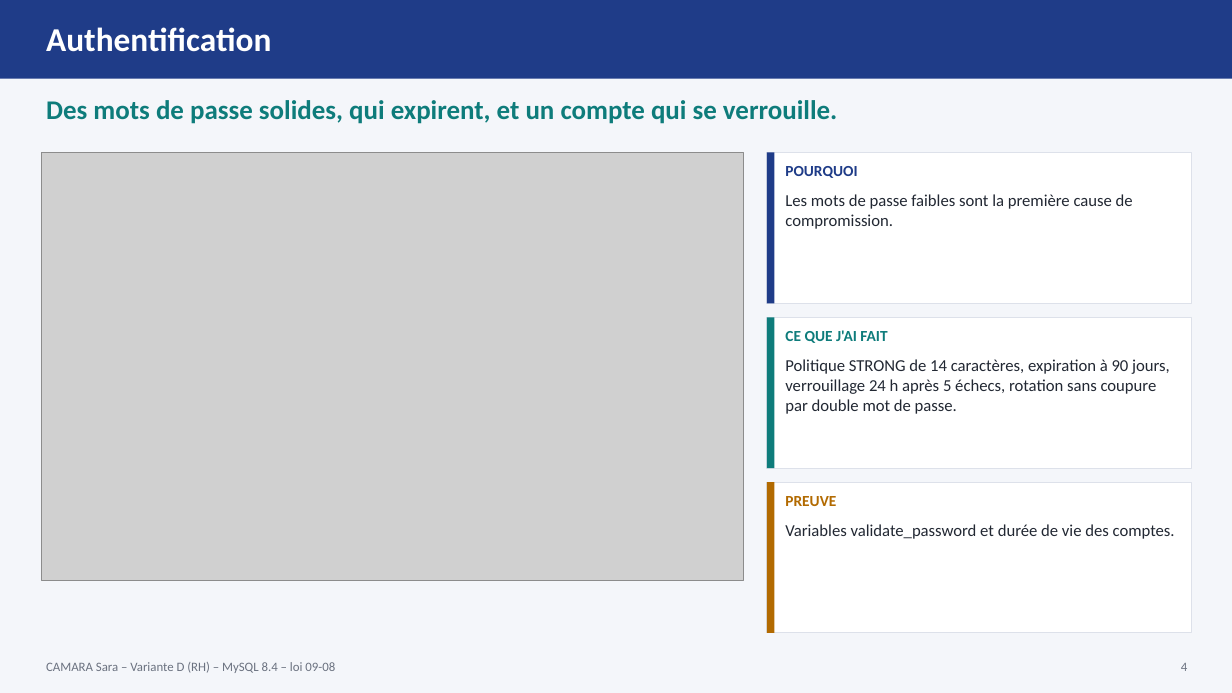
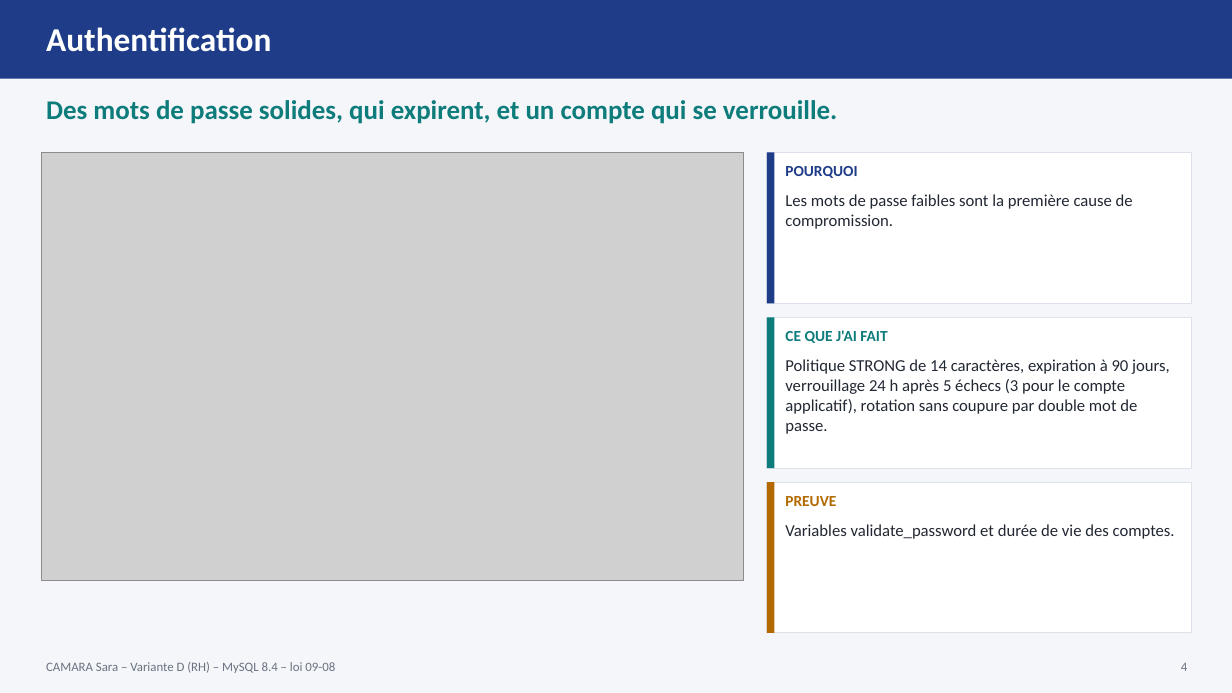
Before and after one commit to saracamara2006/Projet-s-curit-, a slide deck: slide 4 of presentation.pptx. Drawn at 1232x693 pixels with LibreOffice and Linux fonts; fonts in the diff are those of the drawing; grey boxes stand for pictures. Boxes give left, top, right and bottom in pixels: in the first picture for what was removed or moved away, otherwise in the second. Text is boxed around its words. In the diff, an @@ line names an element or a change of style, - is before the commit and + after.

```diff
--- a/presentation.pptx
+++ b/presentation.pptx
@@ text at [785,359,1170,434]: text changed @@
-Politique STRONG de 14 caractères, expiration à 90 jours, verrouillage 24 h après 5 échecs, rotation sans coupure par double mot de passe.
+Politique STRONG de 14 caractères, expiration à 90 jours, verrouillage 24 h après 5 échecs (3 pour le compte applicatif), rotation sans coupure par double mot de passe.
```
Also in this commit, not shown: 3 other slides changed, 1 other file.
